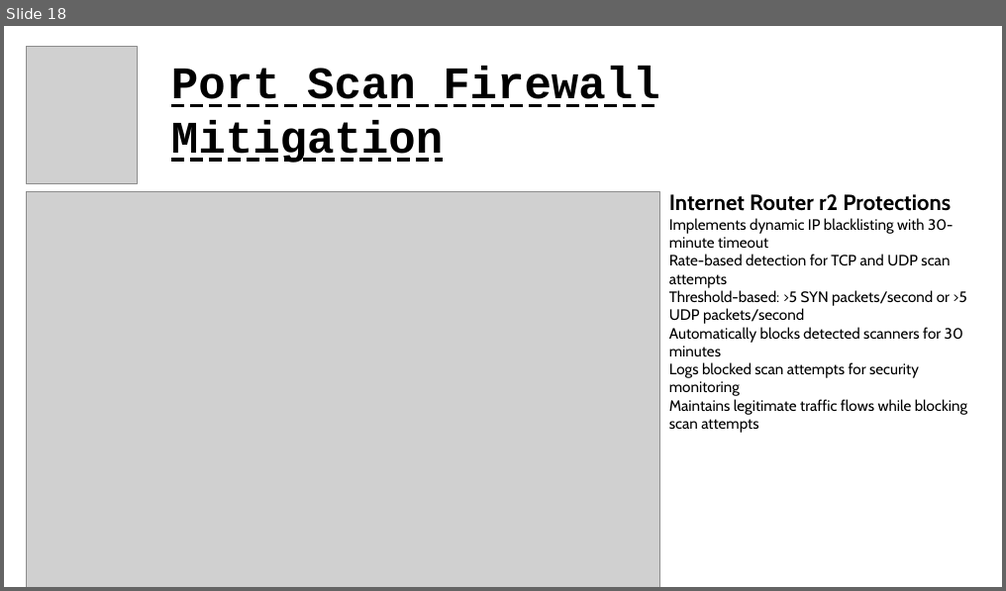
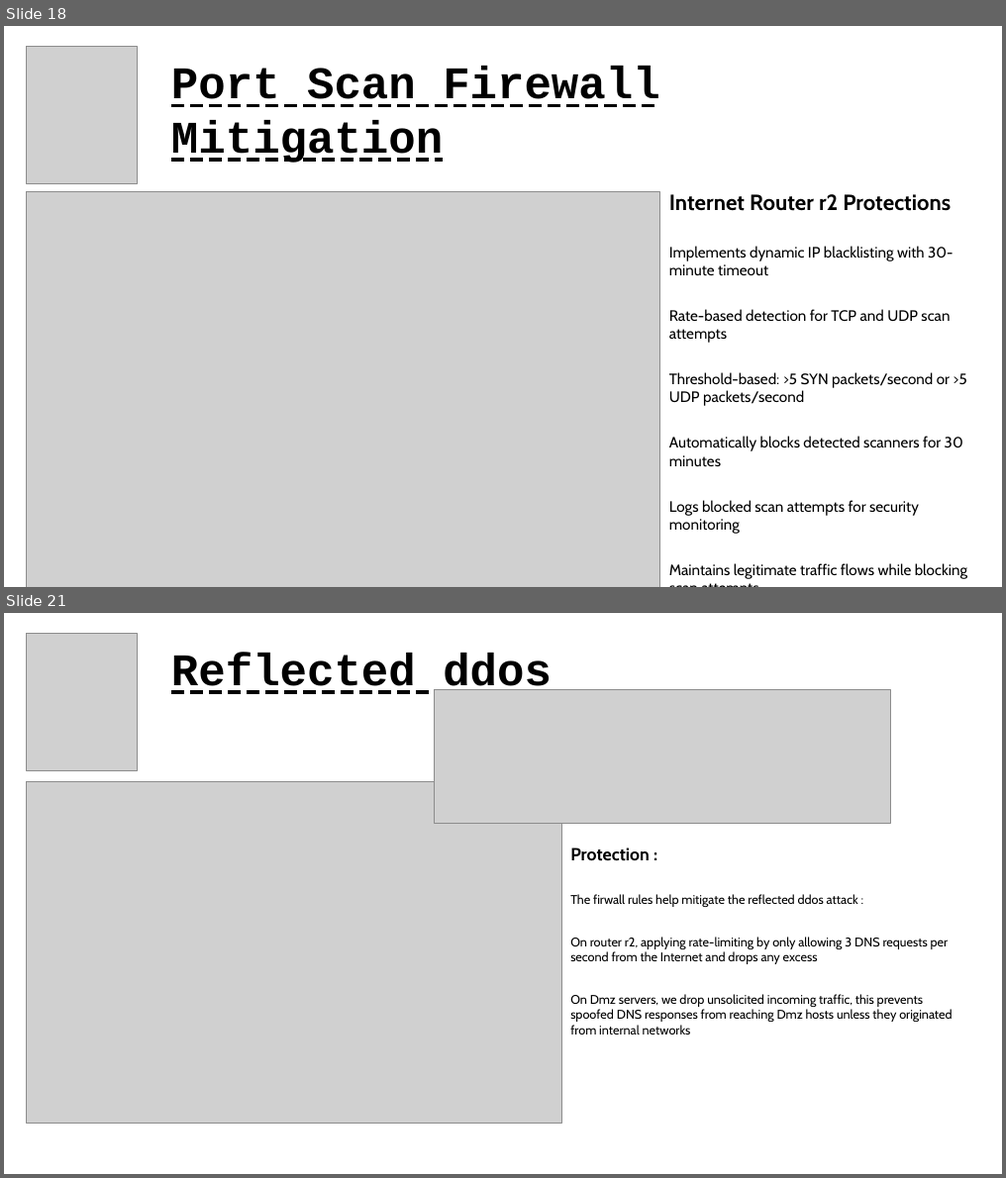
Before and after one commit to nottoBD/mininet-secops, a slide deck: slides_presentation_mininet-secops.odp. Shown one above the other, each under a label of ours: slide 18 before the commit, slides 18 and 21 after it; the slides between them are not shown. The pictures are 1006x591 and 1006x1178 pixels, drawn with LibreOffice and Linux fonts; fonts in the diff are those of the drawing; grey boxes stand for pictures. Boxes give left, top, right and bottom in pixels: in the first picture for what was removed or moved away, otherwise in the second. Text is boxed around its words. In the diff, an @@ line names an element or a change of style, - is before the commit and + after.

```diff
--- a/slides_presentation_mininet-secops.odp
+++ b/slides_presentation_mininet-secops.odp
@@ slide 21 added at box(4, 613, 1002, 1174), background #FFFFFF @@
@@ picture added at box(27, 633, 137, 771) @@
@@ text added at box(171, 653, 551, 694), 36 pt, text #000000, bold, underline @@
+Reflected ddos
@@ picture added at box(434, 690, 891, 824) @@
@@ picture added at box(27, 782, 561, 1124) @@
@@ text added at box(570, 848, 951, 1035), 10 pt, text #000000 @@
+Protection :
+The firwall rules help mitigate the reflected ddos attack :
+On router r2, applying rate-limiting by only allowing 3 DNS requests per second from the Internet and drops any excess
+On Dmz servers, we drop unsolicited incoming traffic, this prevents spoofed DNS responses from reaching Dmz hosts unless they originated from internal networks
@@ slide 18 changed as well @@
@@ text "Internet Router r2 Protections" at box(669, 194, 967, 579): more space between paragraphs @@
```
Also in this commit, not shown: 16 other slides changed, 5 other slides added.
